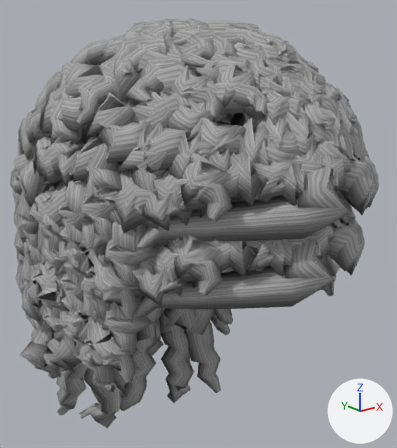
One commit to the glTF model trainer-models/hair/h-curly.glb: the scene before it, then after it.
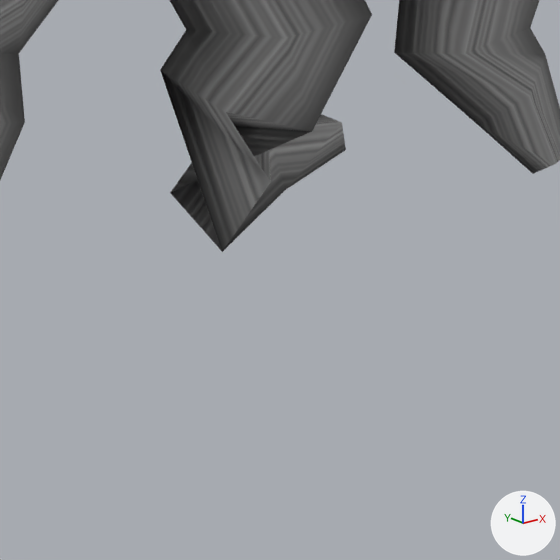
The first picture shows the older version from a camera (50 mm lens) standing at (-0.213, -0.263, 1.837) and looking at (0.012, 0.019, 1.724). The close-ups show the older and then the newer version on the part from 36% to 55% of the width and 82% to 99% of the height of that picture. Only the edits that show in the close-ups are written down. Arrows for +X, +Y and +Z are at lower right; the lights stay in place. Vertices at exactly the same position are counted once.

Names of what the first close-up shows: 'h-curly-f'.
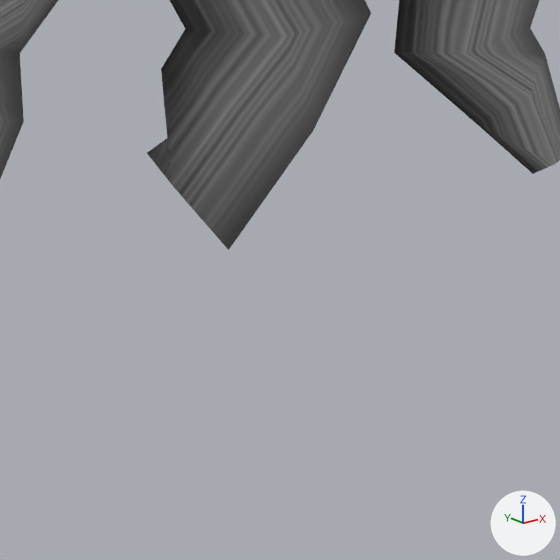
Edits to the bpy script that builds the scene:
```text
Change me_h_curly_f:
    where me_h_curly_f.from_pydata(...)  # 11121 vertices, 20056 faces; spans x -0.112..0.107, y -0.104..0.145, z 1.536..1.811
    used by ob_h_curly_f; location = (0.0, 0.0, 0.0)
    me_h_curly_f part 1
    me_h_curly_f.vertices[1175].co: (0.024, 0.078, 1.551) -> (0.034, 0.072, 1.55)  # pixel (170, 192) -> not seen
    me_h_curly_f.vertices[1176].co: (0.033, 0.08, 1.555) -> (0.026, 0.068, 1.548)  # not seen -> pixel (228, 250)
    me_h_curly_f.vertices[1177].co: (0.037, 0.083, 1.544) -> (0.032, 0.085, 1.543)
    me_h_curly_f.vertices[1178].co: (0.038, 0.087, 1.55) -> (0.029, 0.089, 1.549)  # not seen -> pixel (146, 152)
    me_h_curly_f.vertices[1179].co: (0.052, 0.084, 1.543) -> (0.043, 0.094, 1.542)
    me_h_curly_f.vertices[1180].co: (0.053, 0.086, 1.546) -> (0.042, 0.096, 1.545)  # pixel (322, 114) -> not seen
    me_h_curly_f.vertices[1181].co: (0.053, 0.081, 1.543) -> (0.045, 0.092, 1.543)  # pixel (345, 149) -> not seen
    me_h_curly_f.vertices[1182].co: (0.04, 0.076, 1.545) -> (0.037, 0.081, 1.547)  # pixel (285, 190) -> not seen
    me_h_curly_f.vertices[1183].co: (0.053, 0.082, 1.546) -> (0.045, 0.093, 1.546)  # pixel (341, 122) -> not seen
    me_h_curly_f.vertices[1184].co: (0.025, 0.068, 1.548) -> (0.032, 0.081, 1.555)  # pixel (222, 251) -> not seen
    me_h_curly_f.vertices[1199].co: (0.034, 0.07, 1.552) -> (0.023, 0.076, 1.553)  # pixel (270, 182) -> pixel (171, 184)
    me_h_curly_f.vertices[1200].co: (0.041, 0.08, 1.551) -> (0.034, 0.086, 1.552)
```

Pixel boxes [x1, y1, x2, y2] of what changed, in the close-ups (560 x 560 px; the box of a moved part takes in the faces that stretch with it):
'h-curly-f', reshaped
    before: [0, 0, 560, 252]
    after: [0, 0, 560, 250]
part 1 of me_h_curly_f, moved or reshaped
    before: [160, 70, 346, 252]
    after: [147, 69, 313, 250]
